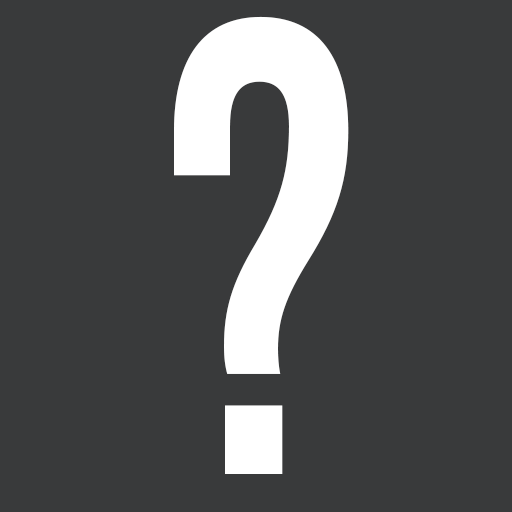
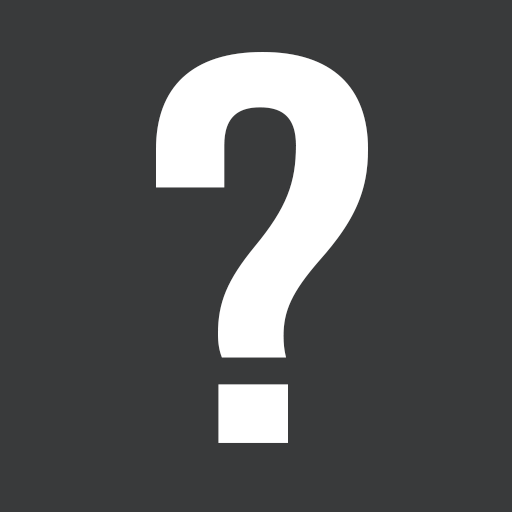
Layer changes from the first 512 x 512 image to the second:
painted on "?" over [156, 16, 368, 474]
